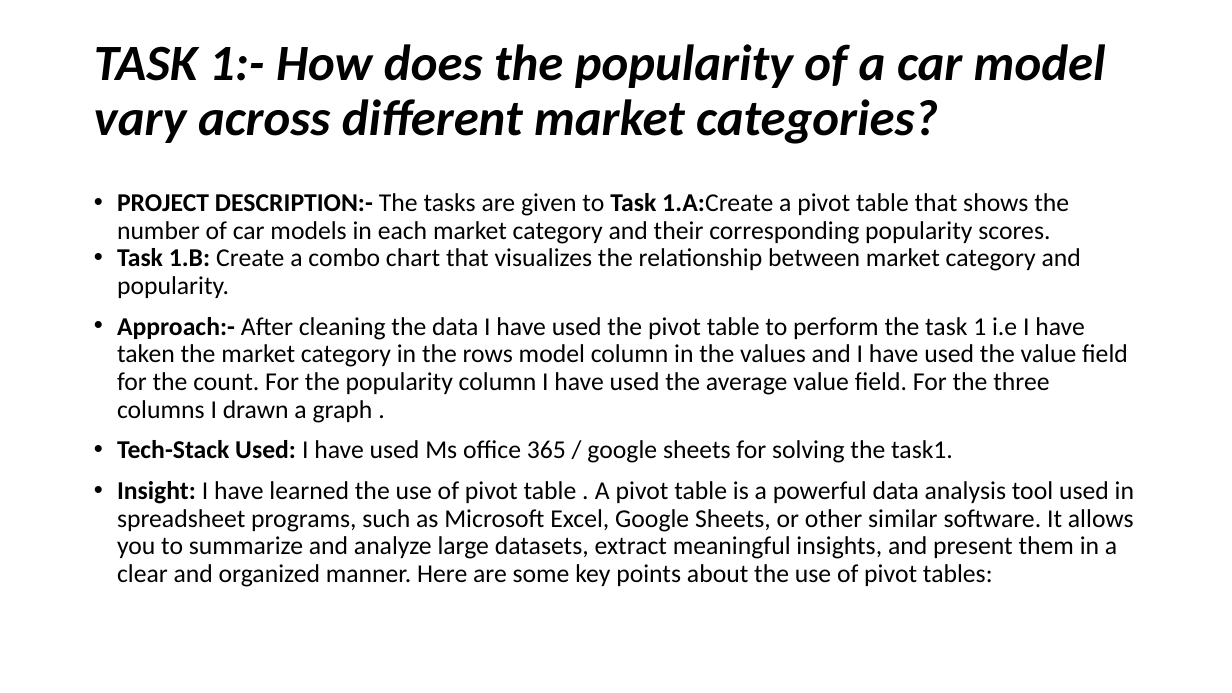
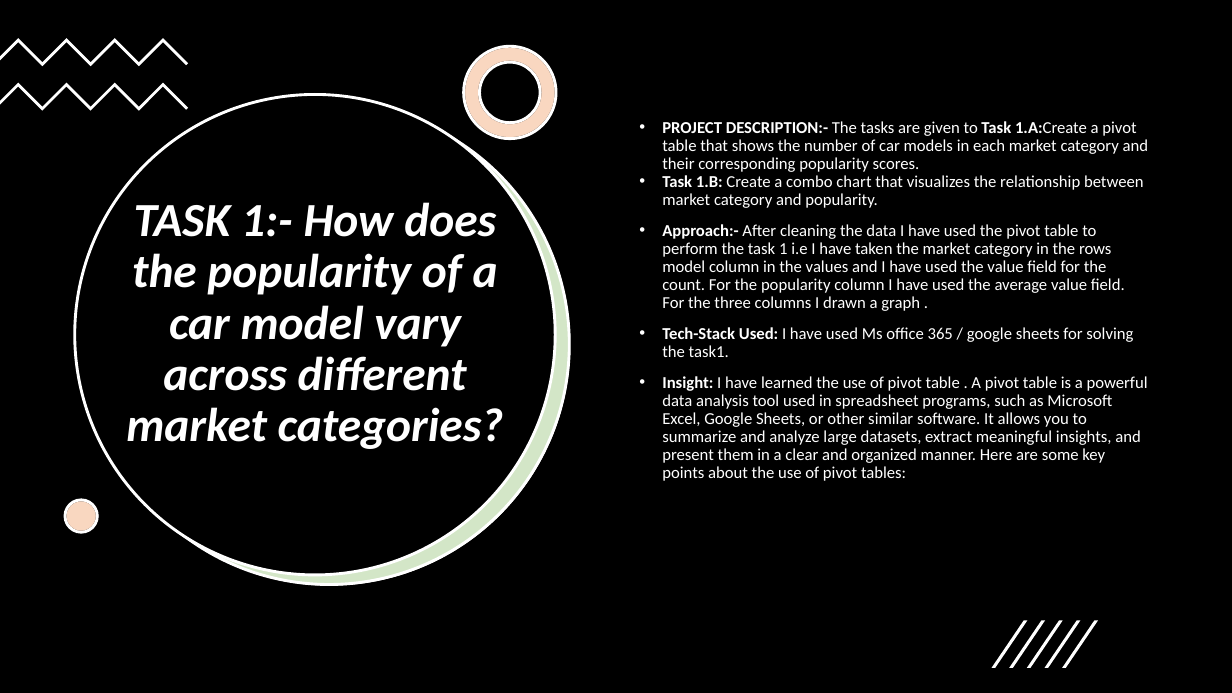
Before and after one commit to Athreya27/Athreya-, a slide deck: slide 4 of Impact of Car Features.pptx (slide 3 before the commit). Drawn at 1232x693 pixels with LibreOffice and Linux fonts; fonts in the diff are those of the drawing. Boxes give left, top, right and bottom in pixels: in the first picture for what was removed or moved away, otherwise in the second. Text is boxed around its words. In the diff, an @@ line names an element or a change of style, - is before the commit and + after.

```diff
--- a/Impact of Car Features.pptx
+++ b/Impact of Car Features.pptx
@@ rectangle added at [0,0,1232,693], fill #000000 @@
@@ freeform shape added at [0,38,189,66], fill #FFFFFF @@
@@ freeform shape added at [464,46,556,139], fill #FFFFFF, outline #000000 2.25 pt @@
@@ freeform shape added at [464,46,556,139], fill #ED7D31 at 30% opacity, outline #FFFFFF 2.25 pt @@
@@ freeform shape added at [0,82,189,110], fill #FFFFFF @@
@@ ellipse added at [75,94,555,575], fill #000000, outline #FFFFFF 2.25 pt @@
@@ ellipse added at [89,104,569,585], fill #70AD47 at 30% opacity, outline #FFFFFF 2.25 pt @@
@@ ellipse added at [90,105,570,586], fill #FFFFFF @@
@@ text "PROJECT DESCRIPTION:- The tasks are ...": place and size @@
-text "PROJECT DESCRIPTION:- The tasks are ..." at [117,193,1134,587]
+text "PROJECT DESCRIPTION:- The tasks are ..." at [662,121,1148,481]
@@ text "PROJECT DESCRIPTION:- The tasks are ..." at [662,121,1148,481]: size 20 to 13 pt, text colour #000000 to #FFFFFF @@
@@ title "TASK 1:- How does the ...": place and size @@
-title "TASK 1:- How does the ..." at [94,44,1106,144]
+title "TASK 1:- How does the ..." at [126,202,504,449]
@@ title "TASK 1:- How does the ..." at [126,202,504,449]: size 39.6 to 37 pt, text colour #000000 to #FFFFFF; alignment left to centre @@
@@ ellipse added at [65,500,97,532], fill #FFFFFF, outline #000000 2.25 pt @@
@@ ellipse added at [65,500,97,532], fill #ED7D31 at 30% opacity, outline #FFFFFF 2.25 pt @@
@@ group added at [992,620,1099,667]: 5 freeform shapes @@
```
Also in this commit, not shown: 29 other slides changed, 10 slides added, 5 slides removed.
